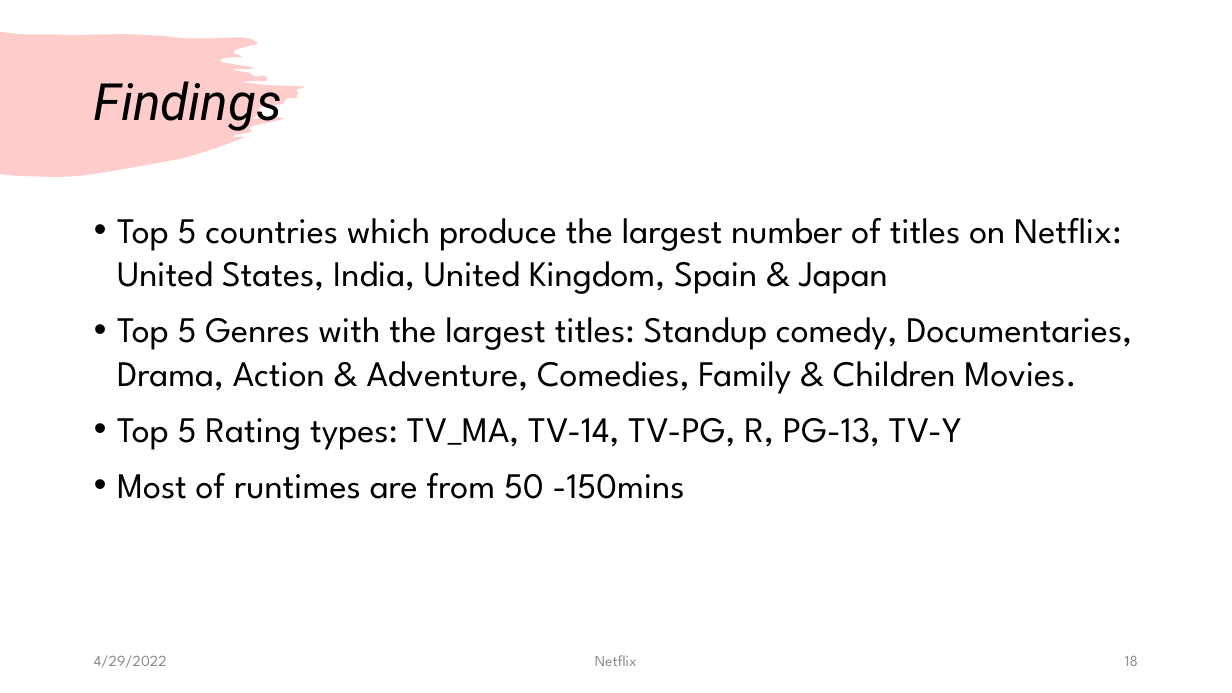
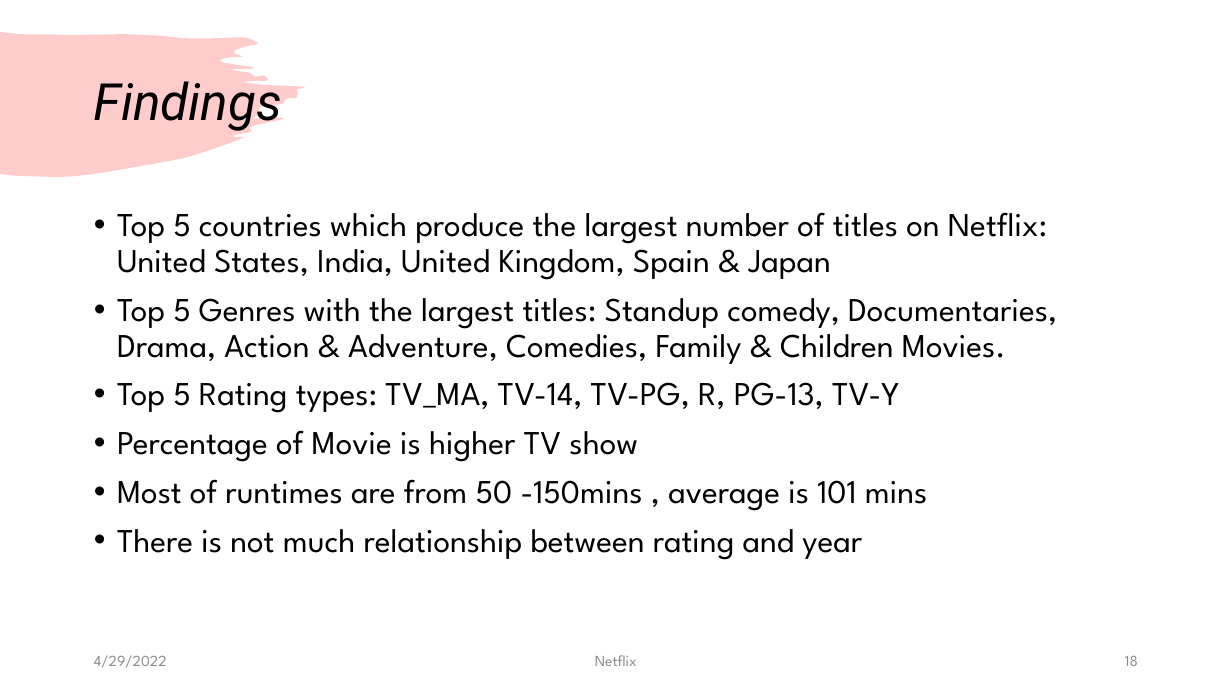
Before and after one commit to Kevinle76/NetFlix, a slide deck: slide 18 of Project_1.pptx. Drawn at 1232x693 pixels with LibreOffice and Linux fonts; fonts in the diff are those of the drawing. Boxes give left, top, right and bottom in pixels: in the first picture for what was removed or moved away, otherwise in the second. Text is boxed around its words. In the diff, an @@ line names an element or a change of style, - is before the commit and + after.

```diff
--- a/Project_1.pptx
+++ b/Project_1.pptx
@@ text at (117,212,1057,413): size 28 to 25.9 pt in "Top 5 countries which produce the largest ...", "Top 5 Genres with the largest titles: ...", "Top 5 Rating types: TV_MA, TV-14, TV-PG, ..."; line spacing 1 to 0.9 @@
@@ text at (117,430,928,560): text changed; size 28 to 25.9 pt @@
-• Most of runtimes are from 50 -150mins
+• Percentage of Movie is higher TV show
+• Most of runtimes are from 50 -150mins , average is 101 mins
+• There is not much relationship between rating and year
```
Also in this commit, not shown: 1 other slide changed, 3 other files.
